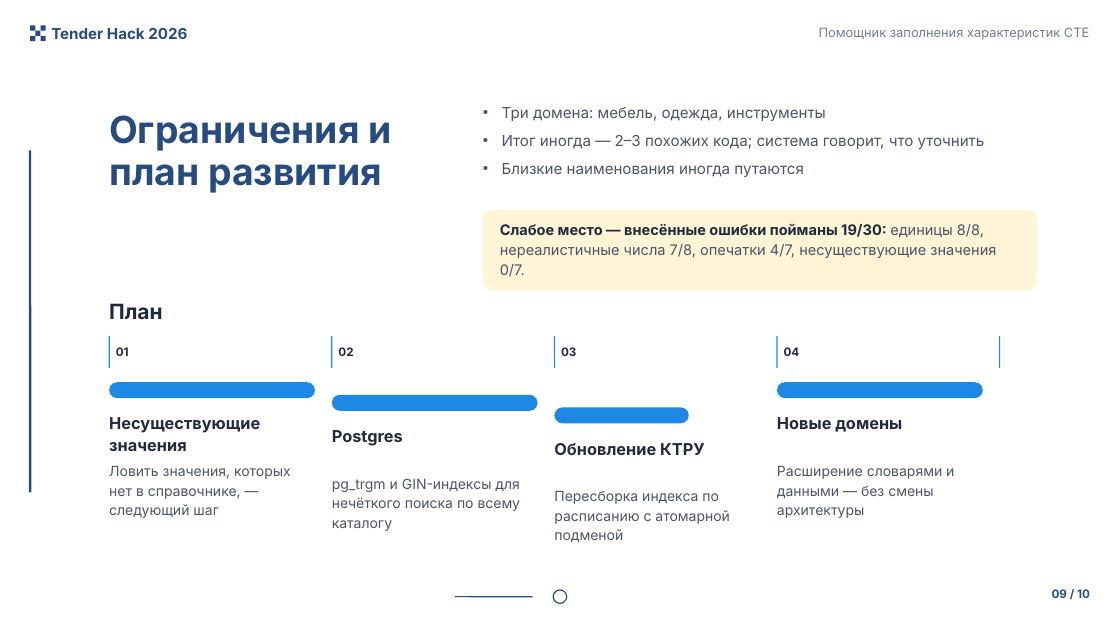
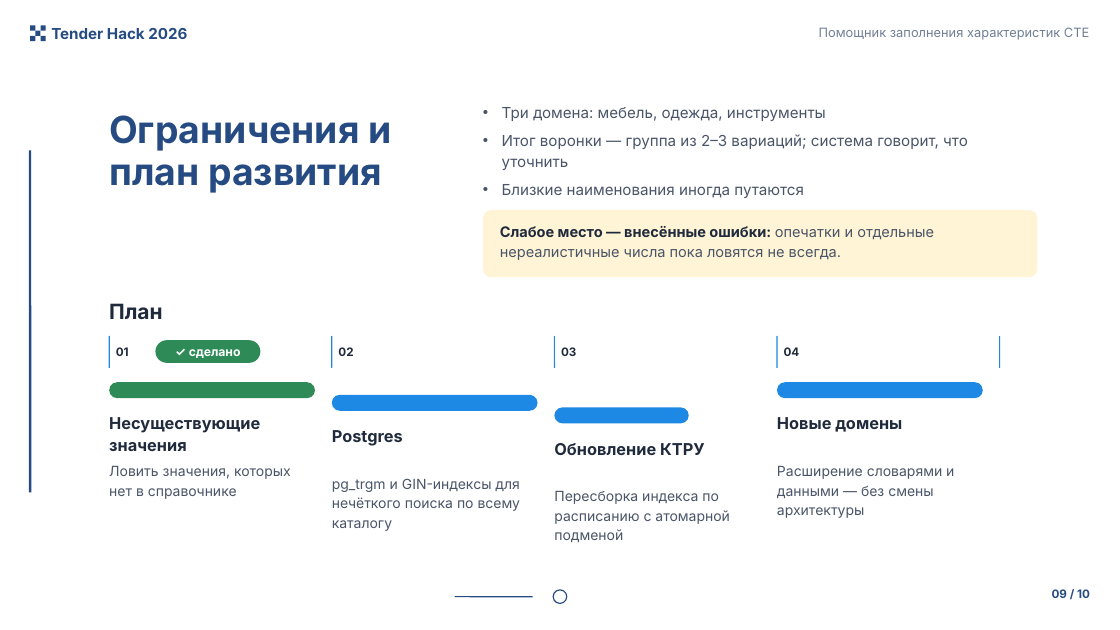
Before and after one commit to Telman3000/Tender-Hack-2026-based-on-bots-, a slide deck: slide 9 of docs/presentation_7min.pptx. Drawn at 1120x630 pixels with LibreOffice and Linux fonts; fonts in the diff are those of the drawing. Boxes give left, top, right and bottom in pixels: in the first picture for what was removed or moved away, otherwise in the second. Text is boxed around its words. In the diff, an @@ line names an element or a change of style, - is before the commit and + after.

```diff
--- a/docs/presentation_7min.pptx
+++ b/docs/presentation_7min.pptx
@@ text at (x1=502, y1=134, x2=968, y2=170): text changed @@
-• Итог иногда — 2–3 похожих кода; система говорит, что уточнить
+• Итог воронки — группа из 2–3 вариаций; система говорит, что уточнить
@@ rounded rectangle resized from (x1=483, y1=210, x2=1038, y2=290) to (x1=483, y1=210, x2=1038, y2=277) @@
@@ text at (x1=500, y1=226, x2=934, y2=260): text changed @@
-Слабое место — внесённые ошибки пойманы 19/30: единицы 8/8, нереалистичные числа 7/8, опечатки 4/7, несуществующие значения 0/7.
+Слабое место — внесённые ошибки: опечатки и отдельные нереалистичные числа пока ловятся не всегда.
@@ rounded rectangle added at (x1=155, y1=340, x2=260, y2=363), fill #2E8B57 @@
@@ text added at (x1=189, y1=349, x2=241, y2=358), 10.5 pt, text #FFFFFF, bold @@
+✓ сделано
@@ rounded rectangle at (x1=109, y1=382, x2=315, y2=398): fill #1E88E5 to #2E8B57 @@
@@ text at (x1=109, y1=466, x2=291, y2=499): text changed @@
-Ловить значения, которых нет в справочнике, — следующий шаг
+Ловить значения, которых нет в справочнике
```
Also in this commit, not shown: 1 other slide changed, 5 other files.
